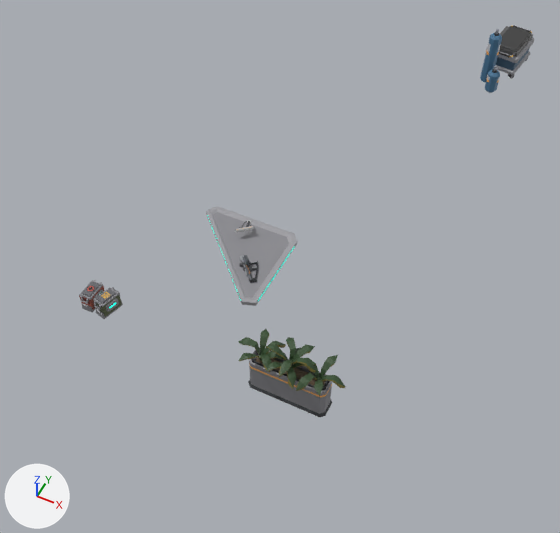
One commit to the FBX model Assets/Source/Environment/Levels/Hub/Models/HallSection/Hub_Hall_Props_03.fbx: the scene before it, then after it.
The view is the same before and after, from a 50 mm camera at (-2.72, -13.62, 12.85) aimed at (-7.97, -3.12, -0.28). Arrows for +X, +Y and +Z are at lower left; the lights stay in place. Where no turn or scale is listed for an object, it has been applied to the vertices.

In view in the first picture: 'Hub_Hall_Props_03'.
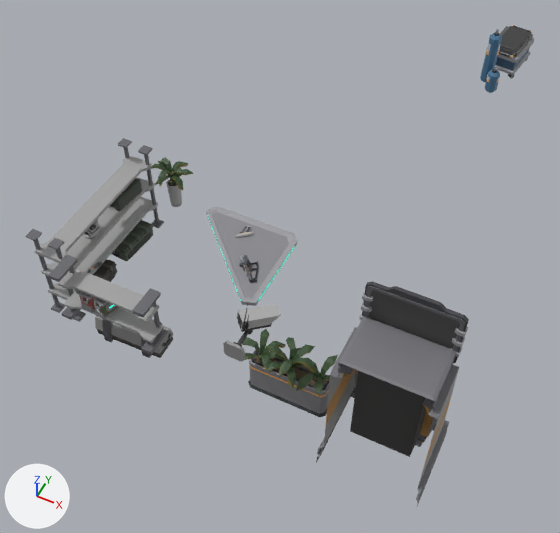
Boxes [x1, y1, x2, y2] around the edits, measured in the pictures (560 x 533 px; the box of a moved part takes in the faces that stretch with it):
'Hub_Hall_Props_03', reshaped (12% wider, 23% taller)
    before: [79, 25, 534, 417]
    after: [25, 25, 534, 506]
part 1 of me_scene_122, moved or reshaped
    before: [235, 226, 254, 232]
    after: [235, 231, 254, 238]
part 2 of me_scene_122, moved or reshaped
    before: [239, 221, 251, 228]
    after: [239, 226, 252, 234]
part 3 of me_scene_122, added
    after: [25, 138, 193, 358]
part 4 of me_scene_122, added
    after: [223, 281, 469, 506]

What changed in the scene script:
```text
Add img_polygonscificity_texture_normal_png:
    img_polygonscificity_texture_normal_png = load_image('PolygonSciFiCity_Texture_Normal.png', '../../../../../../Imported Packages/LowPoly Bundles/PolygonSciFiCity/Textures/PolygonSciFiCity_Texture_Normal.png', 2048, 2048, 'Non-Color')
Add img_polygonscifi_01_a_png:
    img_polygonscifi_01_a_png = load_image('PolygonScifi_01_A.png', '../../../../../../Imported Packages/LowPoly Bundles/PolygonSciFiCity/Textures/PolygonScifi_01_A.png', 2048, 2048, 'sRGB')
Add img_polygonscifi_emissive_01_png:
    img_polygonscifi_emissive_01_png = load_image('PolygonScifi_Emissive_01.png', '../../../../../../Imported Packages/LowPoly Bundles/PolygonSciFiCity/Textures/PolygonScifi_Emissive_01.png', 2048, 2048, 'sRGB')
Add mat_glass_01_a:
    mat_glass_01_a = bpy.data.materials.new('Glass_01_A')
    # colours: white #ffffff
    # uses the picture img_polygonscificity_texture_normal_png
Add mat_polygonscifi_01_a:
    mat_polygonscifi_01_a = bpy.data.materials.new('PolygonScifi_01_A')
    # uses the picture img_polygonscifi_01_a_png
    # uses the picture img_polygonscifi_emissive_01_png
    # uses the picture img_polygonscificity_texture_normal_png
Change me_scene_122:
    used by ob_hub_hall_props_03; location = (0.0, 0.0, 0.0)
    remove me_scene_122.from_pydata(...)  # 3003 vertices, 5736 faces; spans x -10.19..-4.99, y -7.13..7.35, z 0.02..1.82
    add me_scene_122.from_pydata(...)  # 6913 vertices, 12634 faces; spans x -11.66..-3.23, y -7.34..7.35, z -0.01..4.02
    me_scene_122 part 1: the loose piece of 76 vertices spanning x -8.71..-8.4, y -3.8..-3.5, z 1.1..1.17 is moved by (0.0, 0.0, -0.16)
    me_scene_122 part 2: the loose piece of 170 vertices spanning x -8.67..-8.44, y -3.7..-3.37, z 1.11..1.16 is moved by (0.0, 0.0, -0.16)
    me_scene_122 part 3: 2509 vertices added at x -11.66..-8.54, y -7.25..-2.16, z -0.01..2.32
    me_scene_122 part 4: 1401 vertices added at x -6.94..-3.23, y -7.34..-5.68, z 0.02..4.02
    add me_scene_122.materials.append(mat_polygonscifi_01_a)
    add me_scene_122.materials.append(mat_glass_01_a)
```
